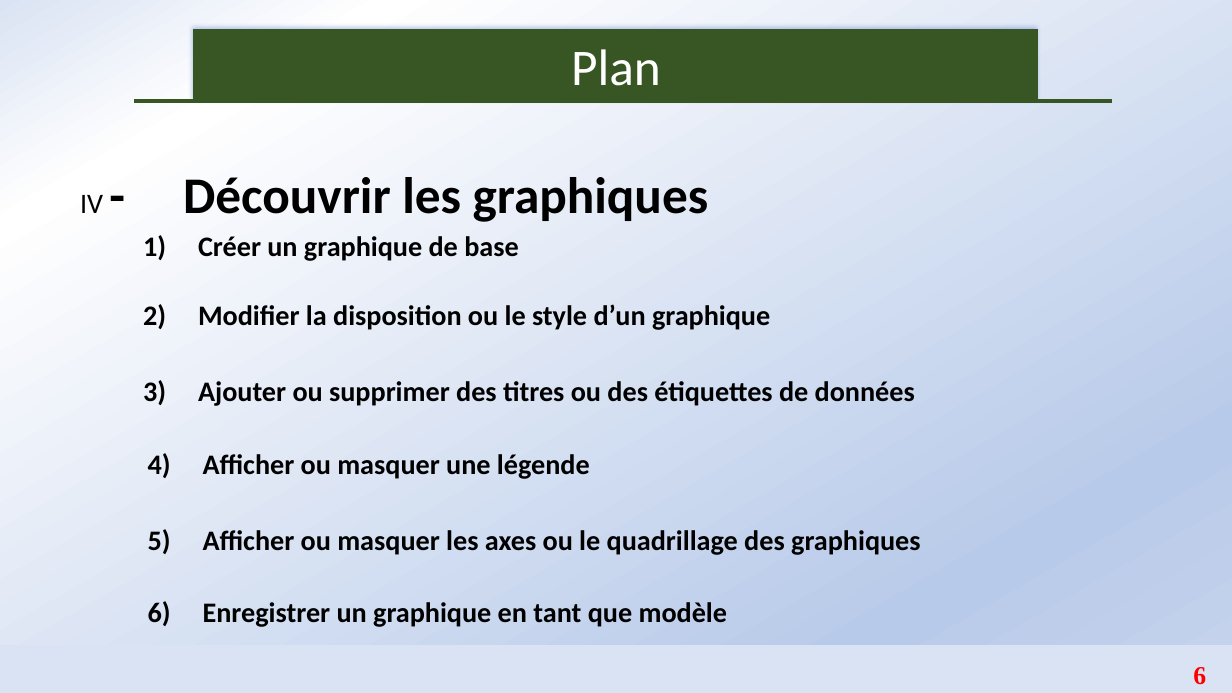
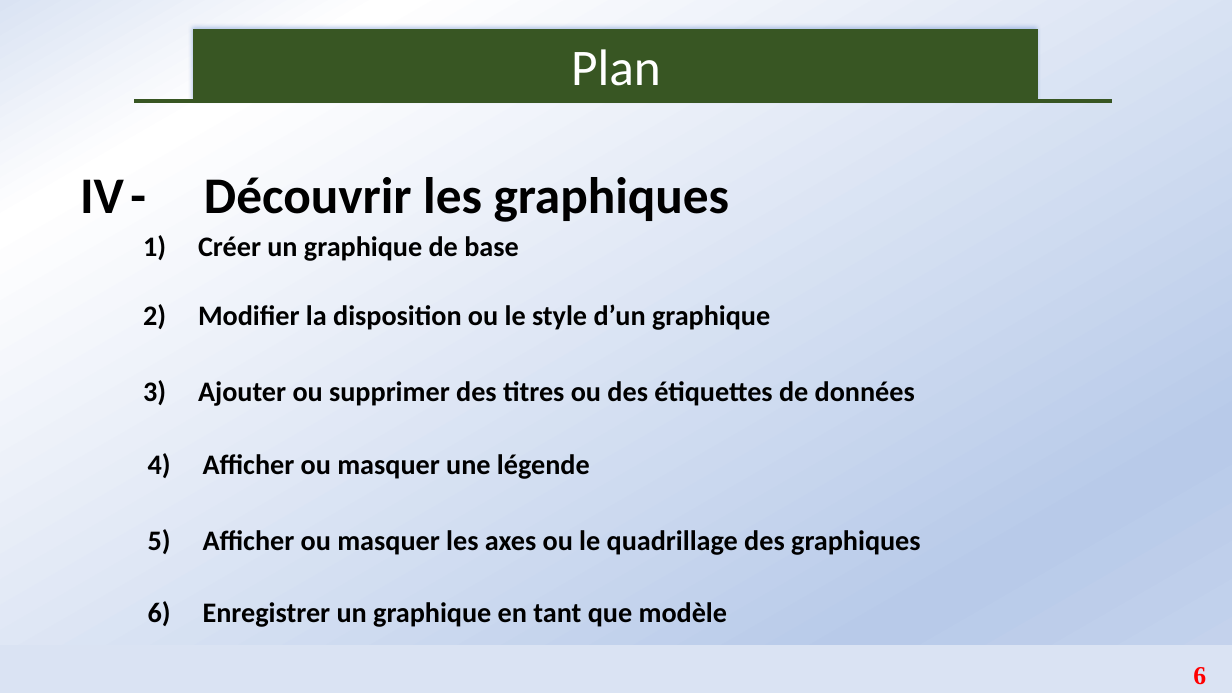
Before and after one commit to Abson-dev/Formation-Excel-IFDC, a slide deck: slide 6 of Cours/IFDC_0.pptx. Drawn at 1232x693 pixels with LibreOffice and Linux fonts; fonts in the diff are those of the drawing. Boxes give left, top, right and bottom in pixels: in the first picture for what was removed or moved away, otherwise in the second. Text is boxed around its words. In the diff, an @@ line names an element or a change of style, - is before the commit and + after.

```diff
--- a/Cours/IFDC_0.pptx
+++ b/Cours/IFDC_0.pptx
@@ text "IV - Découvrir les graphiques" at (80, 177, 730, 222): size 22 to 40 pt, bold on in "IV" @@
```
Also in this commit, not shown: 2 other slides changed, 8 other files.
